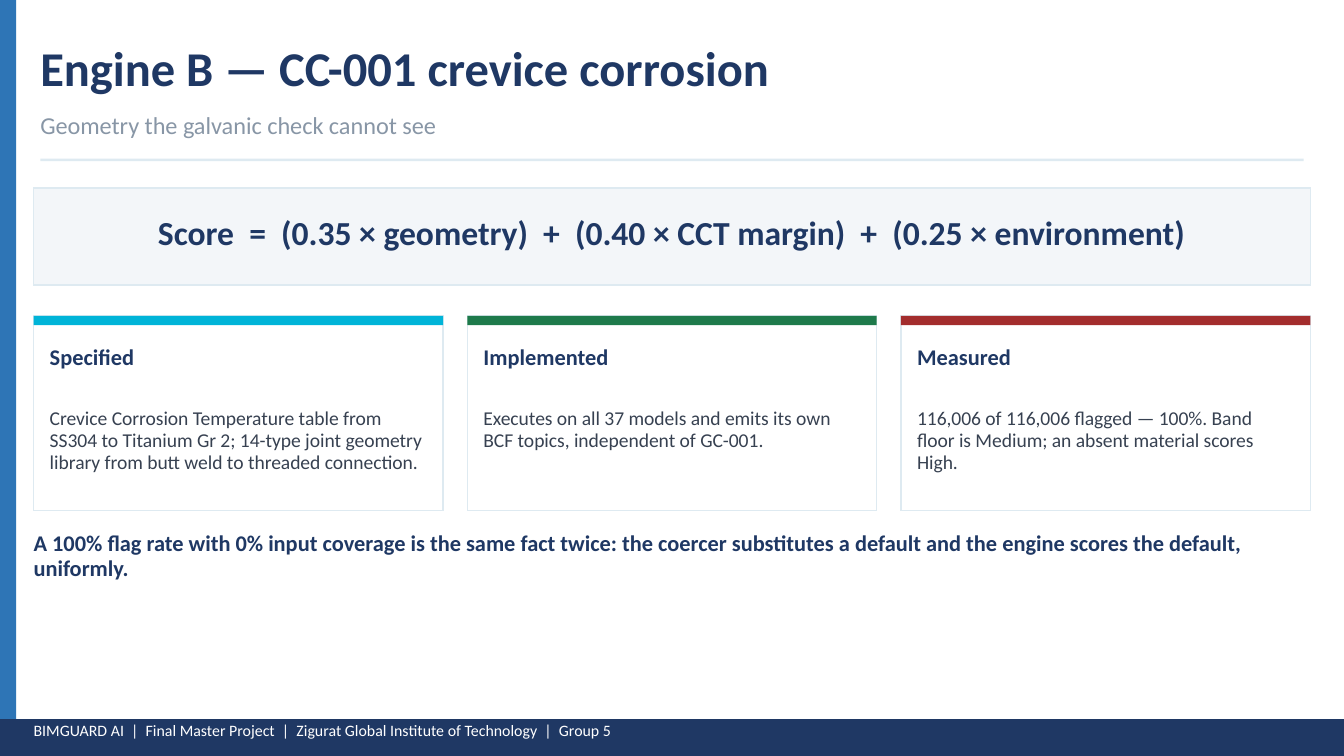
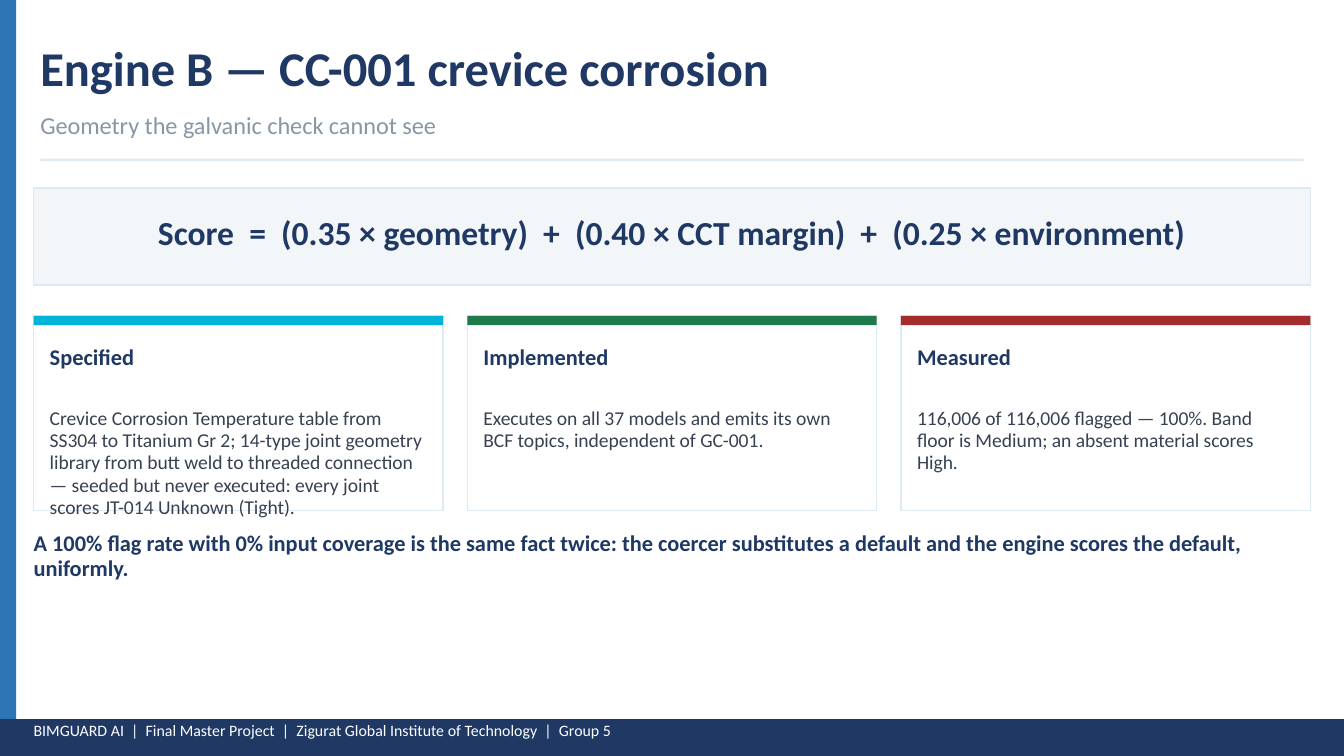
Before and after one commit to maicen/bim-guard, a slide deck: slide 6 of docs/Presentation-2026-May/BIMGUARD_FMP_D_Integrated_Overview.pptx. Drawn at 1344x756 pixels with LibreOffice and Linux fonts; fonts in the diff are those of the drawing. Boxes give left, top, right and bottom in pixels: in the first picture for what was removed or moved away, otherwise in the second. Text is boxed around its words. In the diff, an @@ line names an element or a change of style, - is before the commit and + after.

Commit message:
docs(generated): rebuild deck D and the NotebookLM corpora after the three merges
- docs/Presentation-2026-May/BIMGUARD_FMP_D_Integrated_Overview.pptx rebuilt
  from scripts/build/build_deck_d.py, picking up the CC-001 "seeded but never
  executed" joint-library wording from docs/cc001-joint-defect alongside the
  SB-001 provenance labels from fix/hermes-remediation.
- docs/bimguard_seismic_rules.md and docs/bimguard_corrosion_rules.md
  regenerated by scripts/compile_for_notebooklm.py from a tree with nothing
  untracked (372 files routed), so they carry the CC-001 scoring-inputs defect
  record and claim corrections, the 1542 caveat, and origin/main's graph work.

No line in either corpus matches EN 1998-1:2020, DIN 4149:2022, 5.3.2.3,
NFPA 13-2021 or 12.10.4.2.

```diff
--- a/docs/Presentation-2026-May/BIMGUARD_FMP_D_Integrated_Overview.pptx
+++ b/docs/Presentation-2026-May/BIMGUARD_FMP_D_Integrated_Overview.pptx
@@ text at [50,411,422,518]: text changed @@
-Crevice Corrosion Temperature table from SS304 to Titanium Gr 2; 14-type joint geometry library from butt weld to threaded connection.
+Crevice Corrosion Temperature table from SS304 to Titanium Gr 2; 14-type joint geometry library from butt weld to threaded connection — seeded but never executed: every joint scores JT-014 Unknown (Tight).
```
Also in this commit, not shown: 2 other files.
